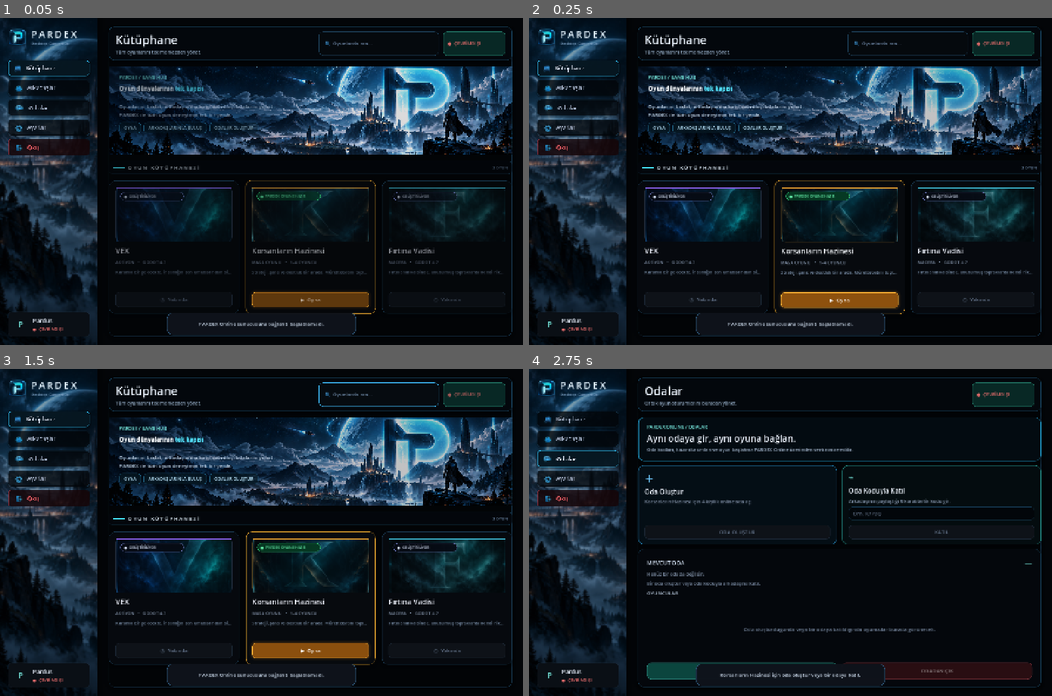
Above: before the commit, frames 1-4 (two rows, left to right).
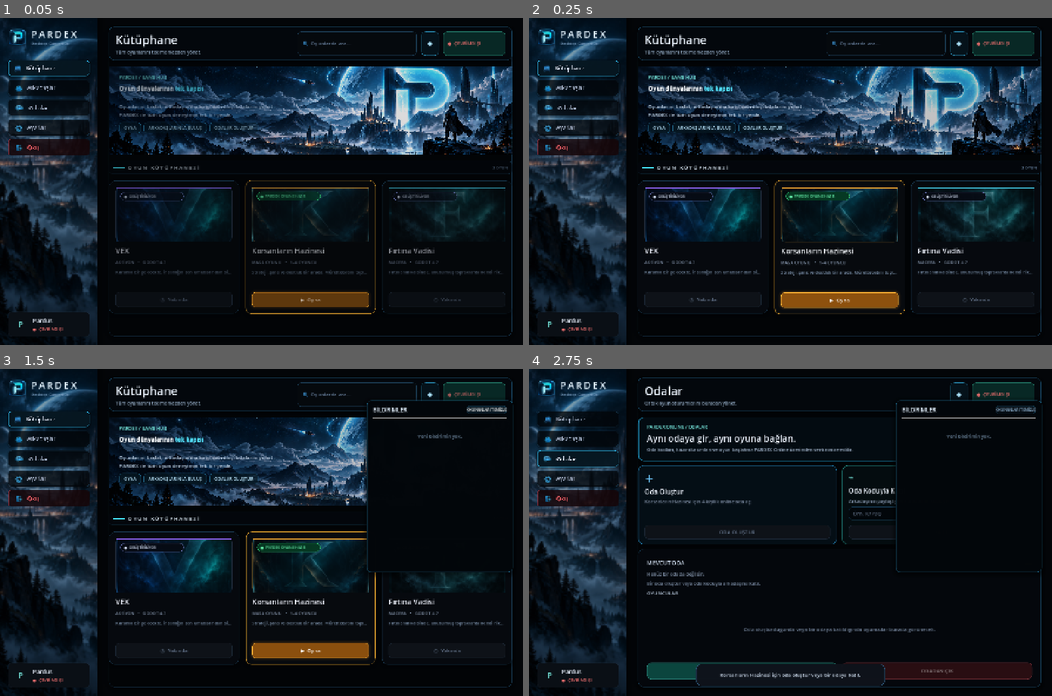
Above: after the commit, the same moments.

Repository: SerkanAydin06/Pardex
Game: Godot game, scene res://scenes/main.tscn
Two runs of this game, one before a commit and one after it. Both use one fixed random seed, a clock stepped at 60 frames per second and the inputs below.
Inputs (mouse positions are in pixels of both pictures, inside the frame that each line leads up to):
- Up to frame 1 (0.05 s): no input
- Up to frame 2 (0.25 s): no input
- Up to frame 3 (1.5 s): click (428, 395) at 0.5 s, where only the run after the commit has a clickable "◆"; click (486, 408) at 1.25 s, where only the run after the commit has a clickable "OKUNANLARI TEMİZLE"
- Up to frame 4 (2.75 s): click "OYNA" at 2 s

The runs differ from the first frame. In frame 1, 0.7% of the frame differs, in the area x 31-84%, y 4-98%; in frame 2, 0.6%; in frame 3, 9.3%, in the area x 31-98%, y 4-98%; in frame 4, 1.6%.

Commit message:
Add PARDEX notification center
Add live friend-request and room-invite badges, an actionable notification center, unread tracking, and Godot CI coverage.

Diff:
--- a/project.godot
+++ b/project.godot
@@ -4,7 +4,7 @@
 ;
 ; Format:
 ;   [section] ; section goes between []
-;   param=value ; assign values to parameters
+;   param=value
 
 config_version=5
 
@@ -20,6 +20,7 @@
 [autoload]
 
 PardexOnline="*res://scripts/online/pardex_online.gd"
+PardexNotifications="*res://scripts/online/pardex_notifications.gd"
 
 [display]
 
--- a/scripts/ci/validate_project.gd
+++ b/scripts/ci/validate_project.gd
@@ -7,6 +7,7 @@
     "res://scenes/screens/settings.tscn",
     "res://scripts/main.gd",
     "res://scripts/online/pardex_online.gd",
+    "res://scripts/online/pardex_notifications.gd",
 ]
 
 func _initialize() -> void:
--- /dev/null
+++ b/scripts/online/pardex_notifications.gd
@@ -0,0 +1,551 @@
+extends Node
+
+const MAX_NOTIFICATIONS := 20
+
+var _main_scene: Control
+var _friends_button: Button
+var _rooms_button: Button
+var _header_row: HBoxContainer
+var _friends_badge: PanelContainer
+var _rooms_badge: PanelContainer
+var _notification_button: Button
+var _notification_button_badge: PanelContainer
+var _notification_panel: PanelContainer
+var _notification_list: VBoxContainer
+var _notifications: Array[Dictionary] = []
+var _known_friend_requests: Dictionary = {}
+var _ui_ready := false
+var _bind_retry_scheduled := false
+
+
+func _ready() -> void:
+	PardexOnline.social_state_changed.connect(_on_social_state_changed)
+	PardexOnline.room_invite_received.connect(_on_room_invite_received)
+	PardexOnline.room_invite_closed.connect(_on_room_invite_closed)
+	PardexOnline.connection_state_changed.connect(_on_connection_state_changed)
+	call_deferred("_bind_ui")
+
+
+func _bind_ui() -> void:
+	_bind_retry_scheduled = false
+	if _ui_ready:
+		return
+
+	var scene := get_tree().current_scene
+	if scene == null or not (scene is Control):
+		_schedule_bind_retry()
+		return
+
+	var friends = scene.get_node_or_null("Sidebar/SidebarMargin/SidebarVBox/FriendsButton")
+	var rooms = scene.get_node_or_null("Sidebar/SidebarMargin/SidebarVBox/RoomsButton")
+	var header = scene.get_node_or_null("MainMargin/MainVBox/Header/HeaderRow")
+	if not (friends is Button) or not (rooms is Button) or not (header is HBoxContainer):
+		_schedule_bind_retry()
+		return
+
+	_main_scene = scene as Control
+	_friends_button = friends as Button
+	_rooms_button = rooms as Button
+	_header_row = header as HBoxContainer
+	_create_badges()
+	_create_notification_button()
+	_create_notification_panel()
+	_ui_ready = true
+
+	_on_social_state_changed(PardexOnline.social_state)
+	if not PardexOnline.pending_room_invite.is_empty():
+		_on_room_invite_received(PardexOnline.pending_room_invite)
+	_update_all_badges()
+	_render_notifications()
+
+
+func _schedule_bind_retry() -> void:
+	if _bind_retry_scheduled:
+		return
+	_bind_retry_scheduled = true
+	get_tree().create_timer(0.15).timeout.connect(_bind_ui)
+
+
+func _create_badges() -> void:
+	_friends_badge = _make_badge(_friends_button)
+	_rooms_badge = _make_badge(_rooms_button)
+
+
+func _make_badge(parent_button: Button) -> PanelContainer:
+	var badge := PanelContainer.new()
+	badge.mouse_filter = Control.MOUSE_FILTER_IGNORE
+	badge.set_anchors_preset(Control.PRESET_CENTER_RIGHT)
+	badge.offset_left = -38.0
+	badge.offset_top = -12.0
+	badge.offset_right = -10.0
+	badge.offset_bottom = 12.0
+	badge.add_theme_stylebox_override("panel", _badge_style())
+
+	var count_label := Label.new()
+	count_label.name = "Count"
+	count_label.custom_minimum_size = Vector2(24, 22)
+	count_label.horizontal_alignment = HORIZONTAL_ALIGNMENT_CENTER
+	count_label.vertical_alignment = VERTICAL_ALIGNMENT_CENTER
+	count_label.add_theme_font_size_override("font_size", 11)
+	count_label.add_theme_color_override("font_color", Color(0.98, 1.0, 1.0, 1.0))
+	badge.add_child(count_label)
+	parent_button.add_child(badge)
+	badge.hide()
+	return badge
+
+
+func _create_notification_button() -> void:
+	_notification_button = Button.new()
+	_notification_button.name = "NotificationButton"
+	_notification_button.custom_minimum_size = Vector2(48, 44)
+	_notification_button.focus_mode = Control.FOCUS_NONE
+	_notification_button.text = "◆"
+	_notification_button.tooltip_text = "Bildirimler"
+	_notification_button.add_theme_font_size_override("font_size", 18)
+	_notification_button.add_theme_color_override("font_color", Color(0.68, 0.9, 1.0, 1.0))
+	_notification_button.add_theme_stylebox_override("normal", _notification_button_style(false))
+	_notification_button.add_theme_stylebox_override("hover", _notification_button_style(true))
+	_notification_button.add_theme_stylebox_override("pressed", _notification_button_style(true))
+	_notification_button.pressed.connect(_toggle_notification_panel)
+	_header_row.add_child(_notification_button)
+
+	var connection_pill := _header_row.get_node_or_null("ConnectionPill")
+	if connection_pill != null:
+		_header_row.move_child(_notification_button, connection_pill.get_index())
+
+	_notification_button_badge = _make_badge(_notification_button)
+	_notification_button_badge.offset_left = -22.0
+	_notification_button_badge.offset_top = -18.0
+	_notification_button_badge.offset_right = 2.0
+	_notification_button_badge.offset_bottom = 6.0
+
+
+func _create_notification_panel() -> void:
+	_notification_panel = PanelContainer.new()
+	_notification_panel.name = "NotificationCenter"
+	_notification_panel.z_index = 100
+	_notification_panel.mouse_filter = Control.MOUSE_FILTER_STOP
+	_notification_panel.set_anchors_preset(Control.PRESET_TOP_RIGHT)
+	_notification_panel.offset_left = -430.0
+	_notification_panel.offset_top = 86.0
+	_notification_panel.offset_right = -28.0
+	_notification_panel.offset_bottom = 560.0
+	_notification_panel.add_theme_stylebox_override("panel", _notification_panel_style())
+	_main_scene.add_child(_notification_panel)
+
+	var margin := MarginContainer.new()
+	margin.add_theme_constant_override("margin_left", 16)
+	margin.add_theme_constant_override("margin_top", 14)
+	margin.add_theme_constant_override("margin_right", 16)
+	margin.add_theme_constant_override("margin_bottom", 14)
+	_notification_panel.add_child(margin)
+
+	var root := VBoxContainer.new()
+	root.add_theme_constant_override("separation", 10)
+	margin.add_child(root)
+
+	var header := HBoxContainer.new()
+	header.add_theme_constant_override("separation", 8)
+	root.add_child(header)
+
+	var title := Label.new()
+	title.text = "BİLDİRİMLER"
+	title.size_flags_horizontal = Control.SIZE_EXPAND_FILL
+	title.add_theme_font_size_override("font_size", 15)
+	title.add_theme_color_override("font_color", Color(0.9, 0.95, 1.0, 1.0))
+	header.add_child(title)
+
+	var clear_button := Button.new()
+	clear_button.text = "OKUNANLARI TEMİZLE"
+	clear_button.focus_mode = Control.FOCUS_NONE
+	clear_button.add_theme_font_size_override("font_size", 10)
+	clear_button.add_theme_color_override("font_color", Color(0.56, 0.7, 0.82, 1.0))
+	clear_button.add_theme_stylebox_override("normal", _flat_button_style(false))
+	clear_button.add_theme_stylebox_override("hover", _flat_button_style(true))
+	clear_button.pressed.connect(_clear_read_notifications)
+	header.add_child(clear_button)
+
+	var divider := HSeparator.new()
+	divider.add_theme_constant_override("separation", 2)
+	root.add_child(divider)
+
+	var scroll := ScrollContainer.new()
+	scroll.size_flags_vertical = Control.SIZE_EXPAND_FILL
+	scroll.horizontal_scroll_mode = ScrollContainer.SCROLL_MODE_DISABLED
+	root.add_child(scroll)
+
+	_notification_list = VBoxContainer.new()
+	_notification_list.size_flags_horizontal = Control.SIZE_EXPAND_FILL
+	_notification_list.add_theme_constant_override("separation", 8)
+	scroll.add_child(_notification_list)
+
+	_notification_panel.hide()
+
+
+func _toggle_notification_panel() -> void:
+	if _notification_panel == null:
+		return
+	_notification_panel.visible = not _notification_panel.visible
+	if _notification_panel.visible:
+		_mark_all_read()
+		_render_notifications()
+
+
+func _on_connection_state_changed(state: String) -> void:
+	if state == "offline" and _notification_panel != null:
+		_notification_panel.hide()
+
+
+func _on_social_state_changed(state: Dictionary) -> void:
+	var incoming_value = state.get("incoming_requests", [])
+	var incoming: Array = incoming_value as Array if typeof(incoming_value) == TYPE_ARRAY else []
+	var current_ids: Dictionary = {}
+
+	for profile_variant in incoming:
+		if typeof(profile_variant) != TYPE_DICTIONARY:
+			continue
+		var profile := profile_variant as Dictionary
+		var account_id := str(profile.get("account_id", ""))
+		if account_id.is_empty():
+			continue
+		current_ids[account_id] = true
+		if not _known_friend_requests.has(account_id):
+			var display_name := str(profile.get("display_name", "Bir kullanıcı"))
+			_add_notification(
+				"friend:%s" % account_id,
+				"friend_request",
+				"Arkadaşlık isteği",
+				"%s sana arkadaşlık isteği gönderdi." % display_name,
+				{"account_id": account_id}
+			)
+
+	for previous_id in _known_friend_requests.keys():
+		if not current_ids.has(previous_id):
+			_mark_notification_resolved("friend:%s" % str(previous_id), "İstek işlendi.")
+
+	_known_friend_requests = current_ids
+	_set_badge_count(_friends_badge, incoming.size())
+	_update_all_badges()
+	_render_notifications()
+
+
+func _on_room_invite_received(invite: Dictionary) -> void:
+	var invite_id := str(invite.get("id", ""))
+	if invite_id.is_empty():
+		return
+	var inviter_name := str(invite.get("from_display_name", "Bir arkadaşın"))
+	var game_name := str(invite.get("game_name", "PARDEX Oyunu"))
+	var room_code := str(invite.get("room_code", ""))
+	_add_notification(
+		"invite:%s" % invite_id,
+		"room_invite",
+		"Oda daveti",
+		"%s seni %s odasına davet etti. Oda: %s" % [inviter_name, game_name, room_code],
+		{"invite_id": invite_id}
+	)
+	_set_badge_count(_rooms_badge, 1)
+	_update_all_badges()
+	_render_notifications()
+
+
+func _on_room_invite_closed(invite_id: String, reason: String) -> void:
+	var suffix := _invite_close_text(reason)
+	_mark_notification_resolved("invite:%s" % invite_id, suffix)
+	_set_badge_count(_rooms_badge, 0 if PardexOnline.pending_room_invite.is_empty() else 1)
+	_update_all_badges()
+	_render_notifications()
+
+
+func _add_notification(id: String, kind: String, title: String, body: String, data: Dictionary) -> void:
+	var existing_index := _find_notification_index(id)
+	if existing_index >= 0:
+		var existing := _notifications[existing_index]
+		existing["title"] = title
+		existing["body"] = body
+		existing["data"] = data.duplicate(true)
+		existing["resolved"] = false
+		existing["read"] = false
+		_notifications[existing_index] = existing
+	else:
+		_notifications.push_front({
+			"id": id,
+			"kind": kind,
+			"title": title,
+			"body": body,
+			"data": data.duplicate(true),
+			"resolved": false,
+			"read": false,
+		})
+		while _notifications.size() > MAX_NOTIFICATIONS:
+			_notifications.pop_back()
+	_update_all_badges()
+
+
+func _mark_notification_resolved(id: String, suffix: String) -> void:
+	var index := _find_notification_index(id)
+	if index < 0:
+		return
+	var item := _notifications[index]
+	item["resolved"] = true
+	if not suffix.is_empty():
+		item["body"] = "%s  •  %s" % [str(item.get("body", "")), suffix]
+	_notifications[index] = item
+
+
+func _find_notification_index(id: String) -> int:
+	for index in range(_notifications.size()):
+		if str(_notifications[index].get("id", "")) == id:
+			return index
+	return -1
+
+
+func _mark_all_read() -> void:
+	for index in range(_notifications.size()):
+		var item := _notifications[index]
+		item["read"] = true
+		_notifications[index] = item
+	_update_all_badges()
+
+
+func _clear_read_notifications() -> void:
+	var retained: Array[Dictionary] = []
+	for item in _notifications:
+		if not bool(item.get("read", false)) or not bool(item.get("resolved", false)):
+			retained.append(item)
+	_notifications = retained
+	_update_all_badges()
+	_render_notifications()
+
+
+func _render_notifications() -> void:
+	if not _ui_ready or _notification_list == null:
+		return
+	for child in _notification_list.get_children():
+		child.queue_free()
+
+	if _notifications.is_empty():
+		var empty := Label.new()
+		empty.custom_minimum_size = Vector2(0, 80)
+		empty.text = "Yeni bildirimin yok."
+		empty.horizontal_alignment = HORIZONTAL_ALIGNMENT_CENTER
+		empty.vertical_alignment = VERTICAL_ALIGNMENT_CENTER
+		empty.add_theme_font_size_override("font_size", 13)
+		empty.add_theme_color_override("font_color", Color(0.45, 0.55, 0.65, 1.0))
+		_notification_list.add_child(empty)
+		return
+
+	for item in _notifications:
+		_notification_list.add_child(_make_notification_row(item))
+
+
+func _make_notification_row(item: Dictionary) -> Control:
+	var resolved := bool(item.get("resolved", false))
+	var read := bool(item.get("read", false))
+	var panel := PanelContainer.new()
+	panel.add_theme_stylebox_override("panel", _notification_row_style(resolved, read))
+
+	var margin := MarginContainer.new()
+	margin.add_theme_constant_override("margin_left", 12)
+	margin.add_theme_constant_override("margin_top", 10)
+	margin.add_theme_constant_override("margin_right", 12)
+	margin.add_theme_constant_override("margin_bottom", 10)
+	panel.add_child(margin)
+
+	var root := VBoxContainer.new()
+	root.add_theme_constant_override("separation", 6)
+	margin.add_child(root)
+
+	var title := Label.new()
+	title.text = str(item.get("title", "Bildirim"))
+	title.add_theme_font_size_override("font_size", 13)
+	title.add_theme_color_override("font_color", Color(0.86, 0.93, 1.0, 1.0) if not resolved else Color(0.54, 0.62, 0.7, 1.0))
+	root.add_child(title)
+
+	var body := Label.new()
+	body.text = str(item.get("body", ""))
+	body.autowrap_mode = TextServer.AUTOWRAP_WORD_SMART
+	body.add_theme_font_size_override("font_size", 12)
+	body.add_theme_color_override("font_color", Color(0.6, 0.7, 0.8, 1.0) if not resolved else Color(0.42, 0.49, 0.56, 1.0))
+	root.add_child(body)
+
+	if not resolved:
+		var actions := _make_notification_actions(item)
+		if actions.get_child_count() > 0:
+			root.add_child(actions)
+	return panel
+
+
+func _make_notification_actions(item: Dictionary) -> HBoxContainer:
+	var actions := HBoxContainer.new()
+	actions.add_theme_constant_override("separation", 6)
+	var kind := str(item.get("kind", ""))
+	var data_value = item.get("data", {})
+	var data: Dictionary = data_value as Dictionary if typeof(data_value) == TYPE_DICTIONARY else {}
+
+	if kind == "friend_request":
+		var account_id := str(data.get("account_id", ""))
+		if not account_id.is_empty():
+			actions.add_child(_action_button("KABUL ET", func(): PardexOnline.accept_friend_request(account_id), true))
+			actions.add_child(_action_button("REDDET", func(): PardexOnline.decline_friend_request(account_id), false))
+	elif kind == "room_invite":
+		var invite_id := str(data.get("invite_id", ""))
+		if not invite_id.is_empty():
+			actions.add_child(_action_button("KATIL", func(): PardexOnline.accept_room_invite(invite_id), true))
+			actions.add_child(_action_button("REDDET", func(): PardexOnline.decline_room_invite(invite_id), false))
+	return actions
+
+
+func _action_button(text_value: String, action: Callable, primary: bool) -> Button:
+	var button := Button.new()
+	button.text = text_value
+	button.focus_mode = Control.FOCUS_NONE
+	button.custom_minimum_size = Vector2(88, 30)
+	button.add_theme_font_size_override("font_size", 10)
+	button.add_theme_color_override("font_color", Color(0.86, 0.94, 1.0, 1.0))
+	button.add_theme_stylebox_override("normal", _action_button_style(primary, false))
+	button.add_theme_stylebox_override("hover", _action_button_style(primary, true))
+	button.pressed.connect(action)
+	return button
+
+
+func _set_badge_count(badge: PanelContainer, count: int) -> void:
+	if badge == null:
+		return
+	var label := badge.get_node_or_null("Count") as Label
+	if count <= 0:
+		badge.hide()
+		return
+	badge.show()
+	if label != null:
+		label.text = "9+" if count > 9 else str(count)
+
+
+func _update_all_badges() -> void:
+	if not _ui_ready:
+		return
+	var unread := 0
+	for item in _notifications:
+		if not bool(item.get("read", false)):
+			unread += 1
+	_set_badge_count(_notification_button_badge, unread)
+	if _notification_button != null:
+		_notification_button.tooltip_text = "Bildirimler" if unread == 0 else "Bildirimler (%d yeni)" % unread
+
+
+func _invite_close_text(reason: String) -> String:
+	match reason:
+		"accepted":
+			return "Davet kabul edildi."
+		"declined":
+			return "Davet reddedildi."
+		"expired":
+			return "Davet süresi doldu."
+		"room_closed":
+			return "Oda kapandı."
+		"room_full":
+			return "Oda doldu."
+		"room_in_game":
+			return "Oyun başladı."
+		_:
+			return "Davet kapandı."
+
+
+func _badge_style() -> StyleBoxFlat:
+	var style := StyleBoxFlat.new()
+	style.bg_color = Color(0.88, 0.18, 0.23, 1.0)
+	style.border_width_left = 1
+	style.border_width_top = 1
+	style.border_width_right = 1
+	style.border_width_bottom = 1
+	style.border_color = Color(1.0, 0.45, 0.48, 1.0)
+	style.corner_radius_top_left = 12
+	style.corner_radius_top_right = 12
+	style.corner_radius_bottom_right = 12
+	style.corner_radius_bottom_left = 12
+	return style
+
+
+func _notification_button_style(hovered: bool) -> StyleBoxFlat:
+	var style := StyleBoxFlat.new()
+	style.bg_color = Color(0.035, 0.13, 0.18, 0.94) if hovered else Color(0.02, 0.075, 0.11, 0.9)
+	style.border_width_left = 1
+	style.border_width_top = 1
+	style.border_width_right = 1
+	style.border_width_bottom = 1
+	style.border_color = Color(0.14, 0.48, 0.62, 1.0)
+	style.corner_radius_top_left = 10
+	style.corner_radius_top_right = 10
+	style.corner_radius_bottom_right = 10
+	style.corner_radius_bottom_left = 10
+	return style
+
+
+func _notification_panel_style() -> StyleBoxFlat:
+	var style := StyleBoxFlat.new()
+	style.bg_color = Color(0.01, 0.025, 0.04, 0.99)
+	style.border_width_left = 1
+	style.border_width_top = 1
+	style.border_width_right = 1
+	style.border_width_bottom = 1
+	style.border_color = Color(0.10, 0.34, 0.46, 1.0)
+	style.corner_radius_top_left = 12
+	style.corner_radius_top_right = 12
+	style.corner_radius_bottom_right = 12
+	style.corner_radius_bottom_left = 12
+	style.shadow_color = Color(0.0, 0.0, 0.0, 0.45)
+	style.shadow_size = 14
+	style.shadow_offset = Vector2(0, 4)
+	return style
+
+
+func _notification_row_style(resolved: bool, read: bool) -> StyleBoxFlat:
+	var style := StyleBoxFlat.new()
+	if resolved:
+		style.bg_color = Color(0.025, 0.04, 0.055, 0.86)
+	elif read:
+		style.bg_color = Color(0.025, 0.065, 0.09, 0.9)
+	else:
+		style.bg_color = Color(0.035, 0.11, 0.145, 0.96)
+	style.border_width_left = 2 if not read and not resolved else 1
+	style.border_width_top = 1
+	style.border_width_right = 1
+	style.border_width_bottom = 1
+	style.border_color = Color(0.12, 0.48, 0.62, 1.0) if not resolved else Color(0.08, 0.14, 0.19, 1.0)
+	style.corner_radius_top_left = 9
+	style.corner_radius_top_right = 9
+	style.corner_radius_bottom_right = 9
+	style.corner_radius_bottom_left = 9
+	return style
+
+
+func _flat_button_style(hovered: bool) -> StyleBoxFlat:
+	var style := StyleBoxFlat.new()
+	style.bg_color = Color(0.035, 0.10, 0.14, 0.9) if hovered else Color(0.02, 0.05, 0.075, 0.82)
+	style.border_width_left = 1
+	style.border_width_top = 1
+	style.border_width_right = 1
+	style.border_width_bottom = 1
+	style.border_color = Color(0.08, 0.22, 0.30, 1.0)
+	style.corner_radius_top_left = 7
+	style.corner_radius_top_right = 7
+	style.corner_radius_bottom_right = 7
+	style.corner_radius_bottom_left = 7
+	return style
+
+
+func _action_button_style(primary: bool, hovered: bool) -> StyleBoxFlat:
+	var style := StyleBoxFlat.new()
+	if primary:
+		style.bg_color = Color(0.06, 0.46, 0.60, 1.0) if hovered else Color(0.045, 0.34, 0.48, 1.0)
+	else:
+		style.bg_color = Color(0.20, 0.065, 0.08, 1.0) if hovered else Color(0.13, 0.045, 0.06, 1.0)
+	style.border_width_left = 1
+	style.border_width_top = 1
+	style.border_width_right = 1
+	style.border_width_bottom = 1
+	style.border_color = Color(0.15, 0.58, 0.72, 1.0) if primary else Color(0.46, 0.13, 0.17, 1.0)
+	style.corner_radius_top_left = 7
+	style.corner_radius_top_right = 7
+	style.corner_radius_bottom_right = 7
+	style.corner_radius_bottom_left = 7
+	return style
